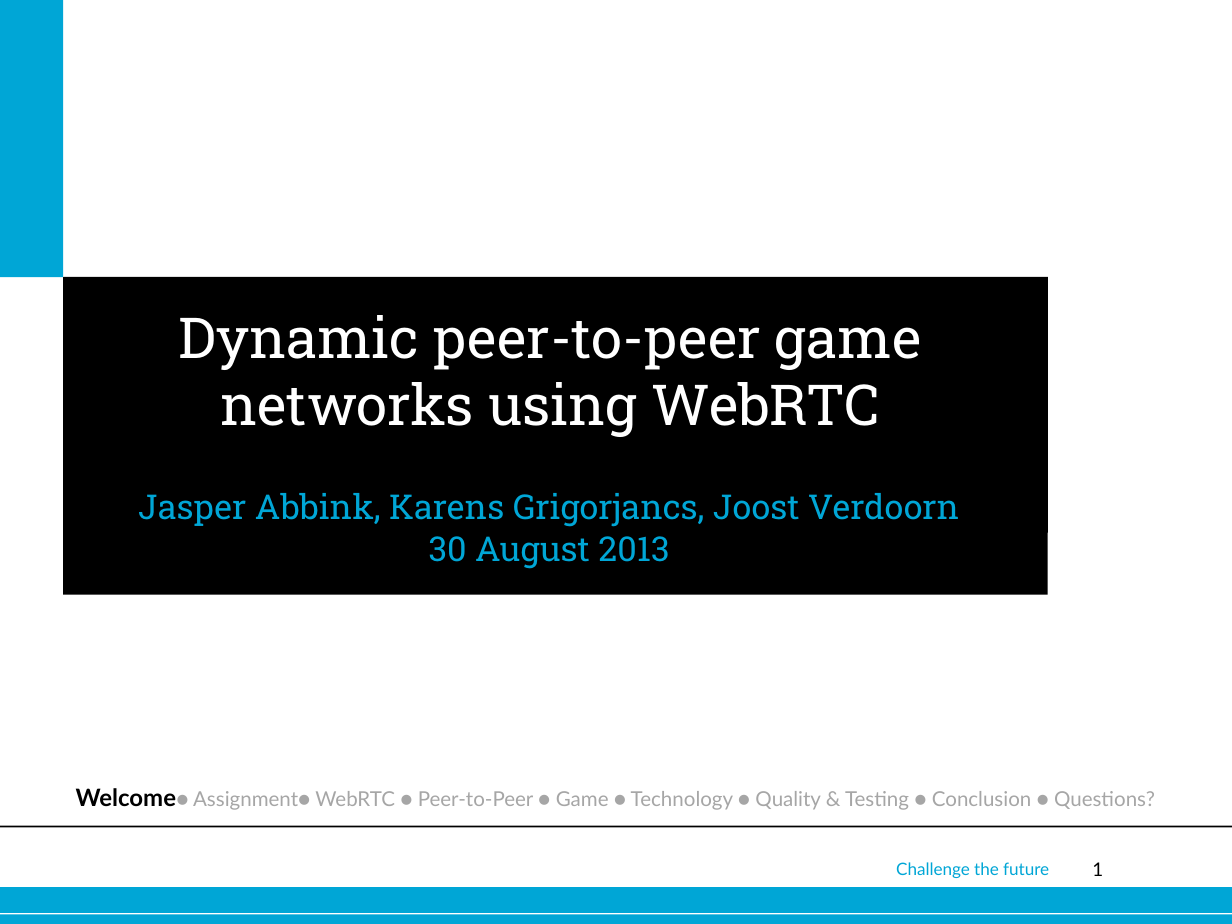
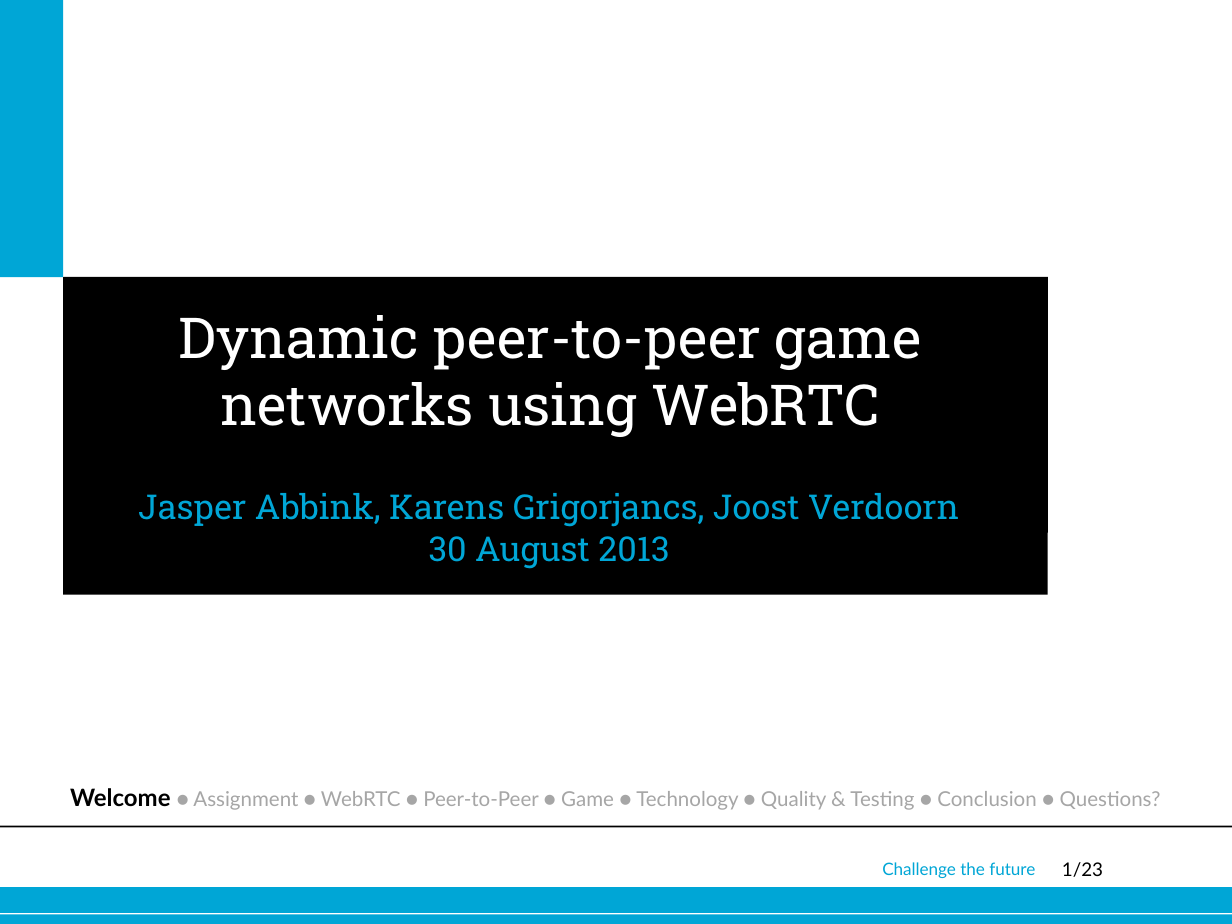
Before and after one commit to joostverdoorn/webrtc, a slide deck: slide 1 of documents/Eindpresentatie/webrtc.pptx. Drawn at 1232x924 pixels with LibreOffice and Linux fonts; fonts in the diff are those of the drawing; background and template pictures are left out. Boxes give left, top, right and bottom in pixels: in the first picture for what was removed or moved away, otherwise in the second. Text is boxed around its words. In the diff, an @@ line names an element or a change of style, - is before the commit and + after.

```diff
--- a/documents/Eindpresentatie/webrtc.pptx
+++ b/documents/Eindpresentatie/webrtc.pptx
@@ text at <box>70,788,1161,810</box>: spaces changed @@
-Welcome● Assignment● WebRTC ● Peer-to-Peer ● Game ● Technology ● Quality & Testing ● Conclusion ● Questions?
+Welcome ● Assignment ● WebRTC ● Peer-to-Peer ● Game ● Technology ● Quality & Testing ● Conclusion ● Questions?
@@ text "Challenge the future": place and size @@
-text "Challenge the future" at <box>896,862,1049,878</box>
+text "Challenge the future" at <box>882,862,1035,878</box>
@@ page number at <box>1062,862,1103,877</box>: text changed @@
-1
+1/23
```
Also in this commit, not shown: 15 other slides changed, 7 slides added.
